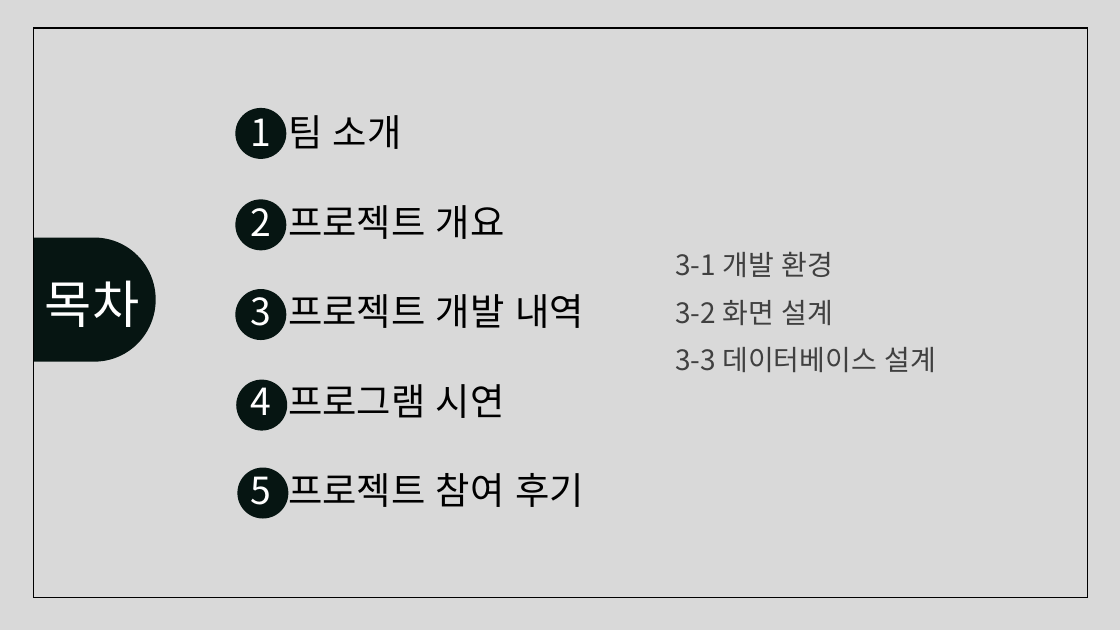
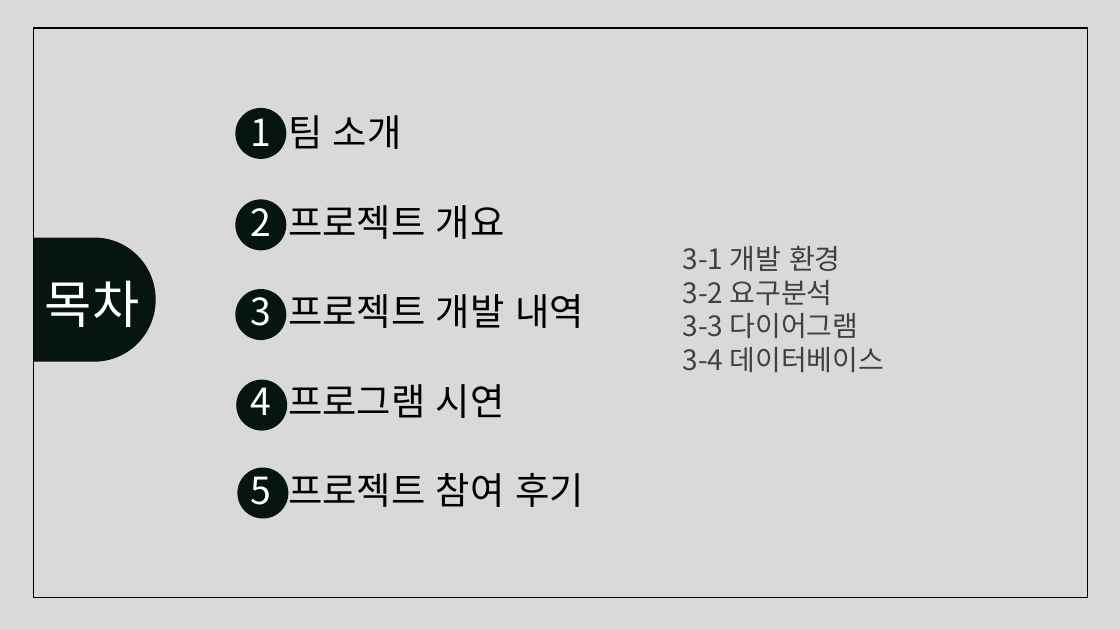
Before and after one commit to juhyeonjong2/KeyBoard, a slide deck: slide 2 of Documents/5. 발표/세상모든키보드.pptx. Drawn at 1120x630 pixels with LibreOffice and Linux fonts; fonts in the diff are those of the drawing. Boxes give left, top, right and bottom in pixels: in the first picture for what was removed or moved away, otherwise in the second. Text is boxed around its words. In the diff, an @@ line names an element or a change of style, - is before the commit and + after.

Commit message:
발표자료 초안 작성
 - 데이터베이스 ERD 없음

```diff
--- a/Documents/5. 발표/세상모든키보드.pptx
+++ b/Documents/5. 발표/세상모든키보드.pptx
@@ text "3-1 개발 환경": place and size @@
-text "3-1 개발 환경" at [675, 252, 937, 372]
+text "3-1 개발 환경" at [683, 246, 885, 372]
@@ text at [683, 280, 885, 372]: text changed @@
-3-2 화면 설계
-3-3 데이터베이스 설계
+3-2 요구분석
+3-3 다이어그램
+3-4 데이터베이스
```
Also in this commit, not shown: 7 other slides changed, 1 slide added, 6 slides removed.
